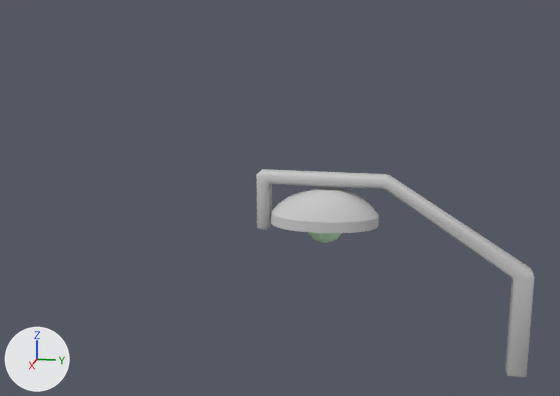
A saved change to the FBX model Wiseman/Wiseman/Assets/Meshes/Meshes/Assets/Lampadaire.FBX.
Camera for both pictures: a camera (50 mm lens) standing at (0.321, 0.054, 0.088) and looking at (0.0, -0.01, 0.008). Arrows for +X, +Y and +Z are at lower left; the lights stay in place. Where no turn or scale is listed for an object, it has been applied to the vertices.

The older version as bpy lines, for what is in view:
```python
me_mesh = bpy.data.meshes.new('Mesh')
me_mesh.from_pydata(...)  # 365 vertices, 666 faces; spans x -0.0147..0.0147, y -0.0197..0.0973, z -0.0647..0.0198
# faces by material slot: [140, 262, 264]
me_mesh.materials.append(mat_material__50)  # light grey #cacaca
me_mesh.materials.append(mat_material__51)  # light grey #cacaca
me_mesh.materials.append(mat_material__35)  # green #caf7cc
ob_lampadaire = bpy.data.objects.new('Lampadaire', me_mesh)
ob_lampadaire.location = (0.0, 0.0, 0.0)
```
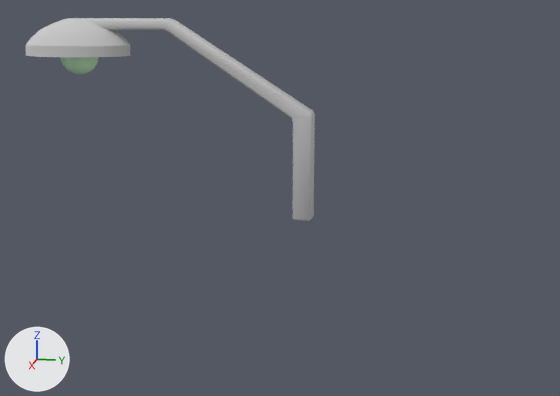
Pixel boxes (x1, y1, x2, y2) of what changed, in the pictures (560 x 396 px; the box of a moved part takes in the faces that stretch with it):
'Lampadaire', reshaped: before (257, 169, 535, 378); after (25, 18, 315, 221)
part 1 of me_mesh, moved or reshaped: before (308, 232, 342, 243); after (60, 57, 99, 74)
part 2 of me_mesh, moved or reshaped: before (271, 186, 379, 233); after (25, 18, 130, 57)
part 3 of me_mesh, added: after (70, 18, 315, 221)
part 4 of me_mesh, deleted: before (257, 169, 535, 378)

The change, as a diff of the scene's bpy script:
```diff
--- a/Wiseman/Wiseman/Assets/Meshes/Meshes/Assets/Lampadaire.FBX.py
+++ b/Wiseman/Wiseman/Assets/Meshes/Meshes/Assets/Lampadaire.FBX.py
@@ me_mesh @@
 # used by ob_lampadaire; location = (0.0, 0.0, 0.0)
-me_mesh.from_pydata(...)  # 365 vertices, 666 faces; spans x -0.0147..0.0147, y -0.0197..0.0973, z -0.0647..0.0198
+me_mesh.from_pydata(...)  # 341 vertices, 620 faces; spans x -0.0147..0.0147, y -0.1233..0.0041, z -0.0007..0.0838
+# me_mesh part 1: the loose piece of 145 vertices spanning x -0.0083..0.0083, y 0.0013..0.018, z -0.0106..-0.0023 is moved by (0.0, -0.1093, 0.0704)
+# me_mesh part 2: the loose piece of 144 vertices spanning x -0.0147..0.0147, y -0.014..0.0327, z -0.0023..0.0133 is moved by (0.0, -0.1093, 0.0704)
+# me_mesh part 3: a new loose piece of 52 vertices spanning x -0.0043..0.0043, y -0.1011..0.0041, z -0.0007..0.0838, in mat_material__50 (light grey #cacaca)
+# me_mesh part 4: the loose piece of 72 vertices spanning x -0.0043..0.0043, y -0.0197..0.0973, z -0.0647..0.0198 is deleted
 me_mesh.materials.append(mat_material__50)
```
